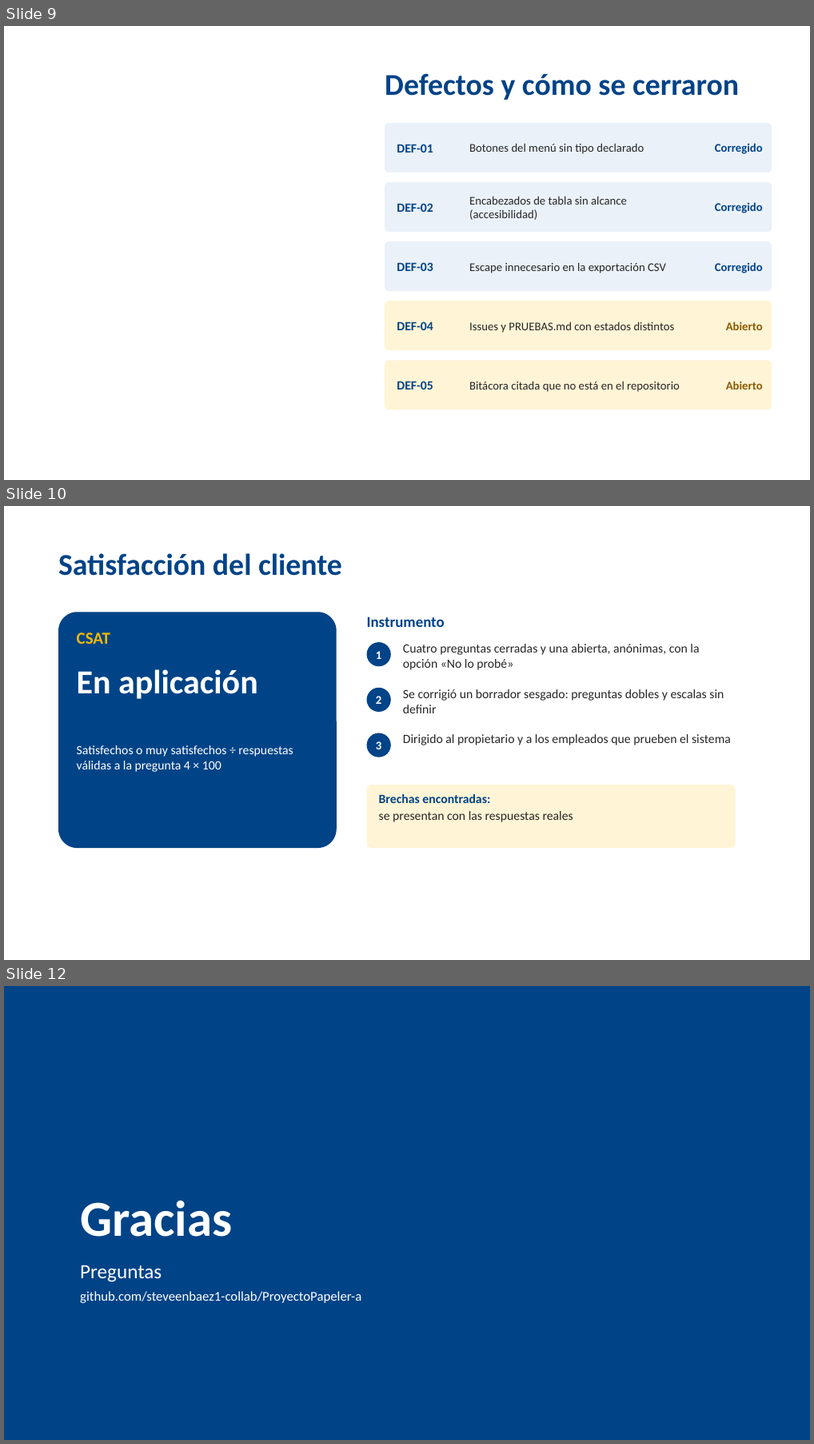
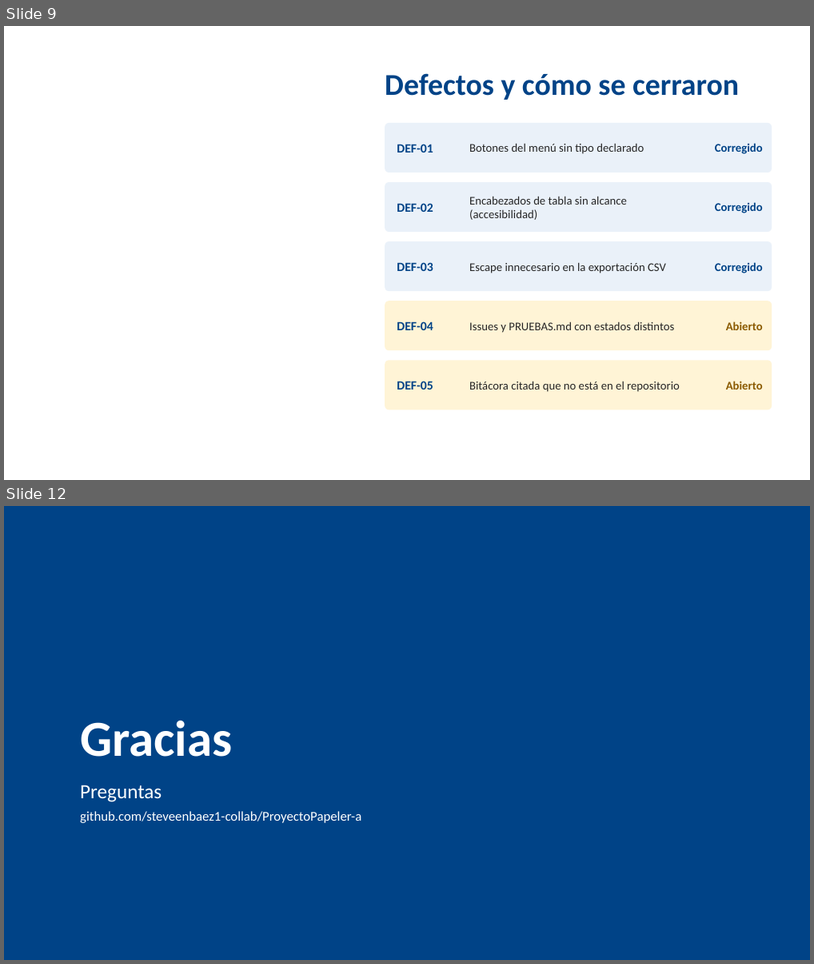
Before and after one commit to steveenbaez1-collab/ProyectoPapeler-a, a slide deck: docs/entrega-final/Sustentacion_Inventario_Papeleria.pptx. Shown one above the other, each under a label of ours: slides 9, 10 and 12 before the commit, slides 9 and 12 after it; the slides between them are not shown. The pictures are 814x1444 and 814x964 pixels, drawn with LibreOffice and Linux fonts; fonts in the diff are those of the drawing; background and template pictures are left out. Boxes give left, top, right and bottom in pixels: in the first picture for what was removed or moved away, otherwise in the second. Text is boxed around its words. In the diff, an @@ line names an element or a change of style, - is before the commit and + after.

```diff
--- a/docs/entrega-final/Sustentacion_Inventario_Papeleria.pptx
+++ b/docs/entrega-final/Sustentacion_Inventario_Papeleria.pptx
@@ slide 10 removed at (4,506,810,960), background #FFFFFF @@
@@ text removed at (58,553,342,576) @@
-Satisfacción del cliente
@@ rounded rectangle removed at (58,612,337,848) @@
@@ text removed at (367,616,445,627) @@
-Instrumento
@@ text removed at (77,632,110,644) @@
-CSAT
@@ ellipse removed at (367,642,391,666) @@
-1
@@ text removed at (403,644,699,670) @@
-Cuatro preguntas cerradas y una abierta, anónimas, con la opción «No lo probé»
@@ text removed at (77,669,258,699) @@
-En aplicación
@@ ellipse removed at (367,688,391,712) @@
-2
@@ text removed at (403,689,724,713) @@
-Se corrigió un borrador sesgado: preguntas dobles y escalas sin definir
@@ text removed at (77,745,293,772) @@
-Satisfechos o muy satisfechos ÷ respuestas válidas a la pregunta 4 × 100
@@ ellipse removed at (367,733,391,757) @@
-3
@@ text removed at (403,734,731,745) @@
-Dirigido al propietario y a los empleados que prueben el sistema
@@ rounded rectangle removed at (367,784,736,848) @@
@@ text removed at (379,794,574,822) @@
-Brechas encontradas:
-se presentan con las respuestas reales
```
Also in this commit, not shown: 1 slide changed, 1 slide added, 2 other files.
